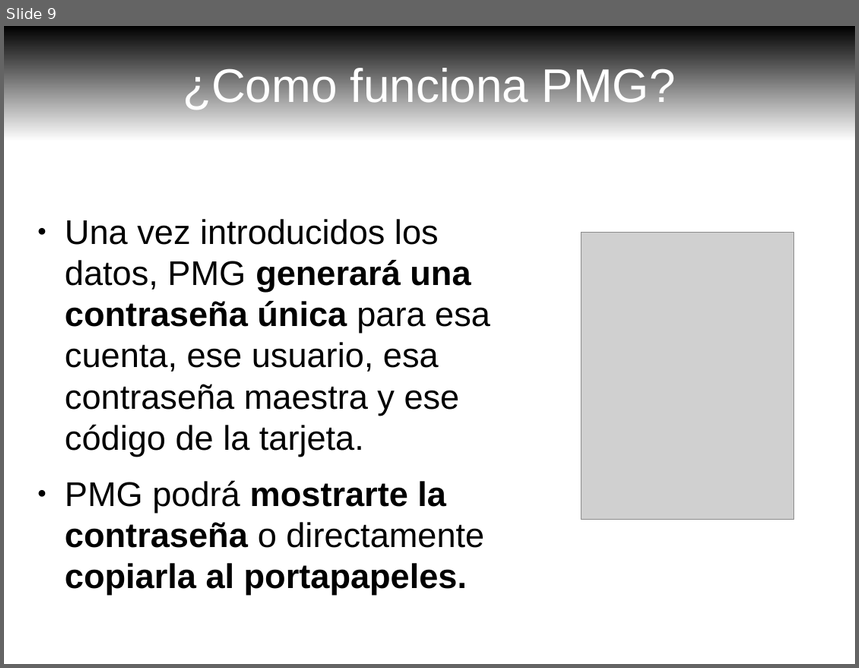
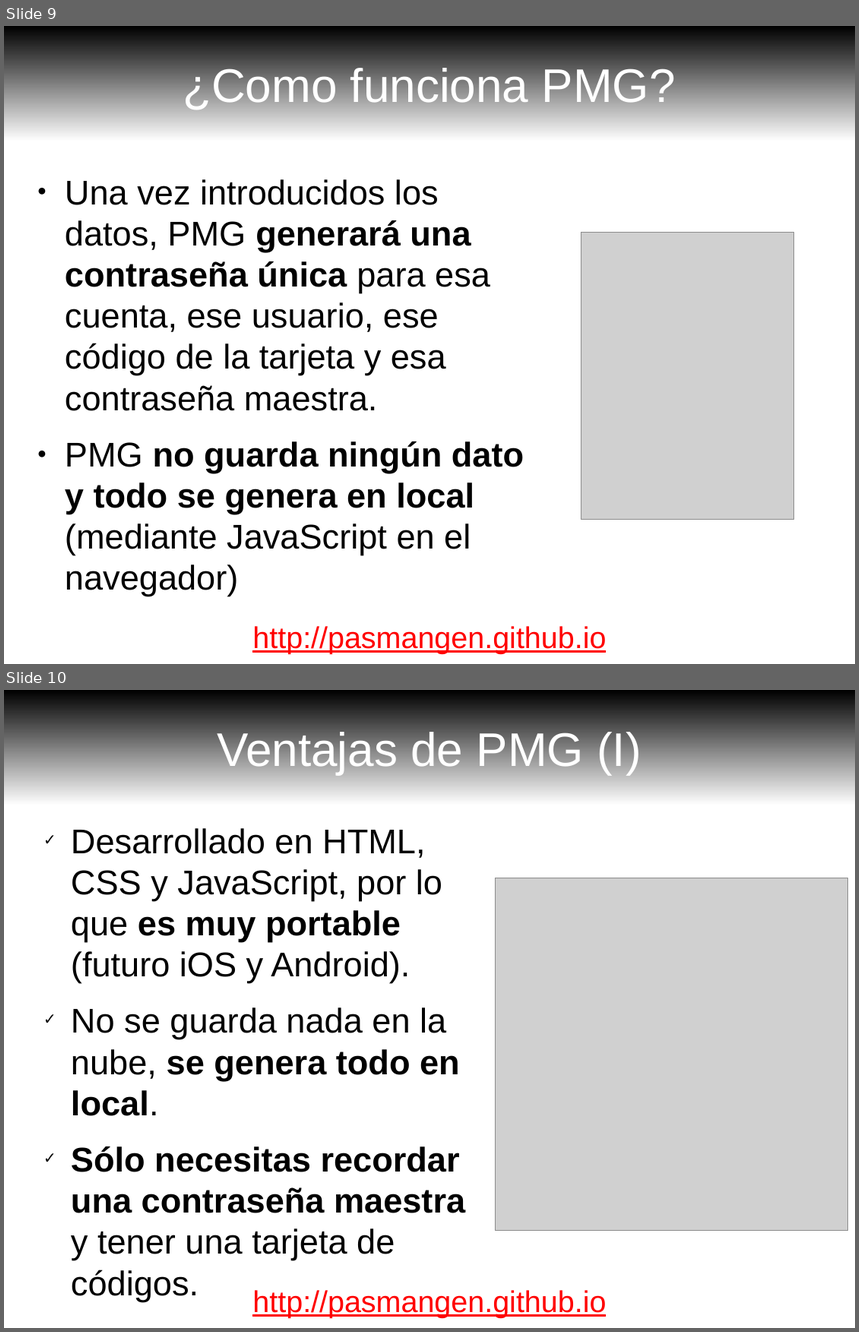
Before and after one commit to pasmangen/pasmangen.github.io, a slide deck: slides/pmg-es.odp. Shown one above the other, each under a label of ours: slide 9 before the commit, slides 9 and 10 after it. The pictures are 859x668 and 859x1332 pixels, drawn with LibreOffice and Linux fonts; fonts in the diff are those of the drawing; grey boxes stand for pictures. Boxes give left, top, right and bottom in pixels: in the first picture for what was removed or moved away, otherwise in the second. Text is boxed around its words. In the diff, an @@ line names an element or a change of style, - is before the commit and + after.

```diff
--- a/slides/pmg-es.odp
+++ b/slides/pmg-es.odp
@@ slide 10 added at [4,690,855,1328], background #FFFFFF @@
@@ title added at [217,729,642,775], 44 pt, text #FFFFFF @@
+Ventajas de PMG (I)
@@ text added at [71,828,465,1302], 32 pt, text #000000 @@
+✓ Desarrollado en HTML, CSS y JavaScript, por lo que es muy portable (futuro iOS y Android).
+✓ No se guarda nada en la nube, se genera todo en local.
+✓ Sólo necesitas recordar una contraseña maestra y tener una tarjeta de códigos.
@@ picture added at [496,878,849,1231] @@
@@ text added at [253,1290,606,1319], 28 pt, text #FF0000, underline @@
+http://pasmangen.github.io
@@ slide 9 changed as well @@
@@ text at [65,180,524,597]: text changed @@
-● Una vez introducidos los datos, PMG generará una contraseña única para esa cuenta, ese usuario, esa contraseña maestra y ese código de la tarjeta.
-● PMG podrá mostrarte la contraseña o directamente copiarla al portapapeles.
+● Una vez introducidos los datos, PMG generará una contraseña única para esa cuenta, ese usuario, ese código de la tarjeta y esa contraseña maestra.
+● PMG no guarda ningún dato y todo se genera en local (mediante JavaScript en el navegador)
@@ text added at [253,626,606,655], 28 pt, text #FF0000, underline @@
+http://pasmangen.github.io
```
Also in this commit, not shown: 9 other slides changed, 4 other files.
